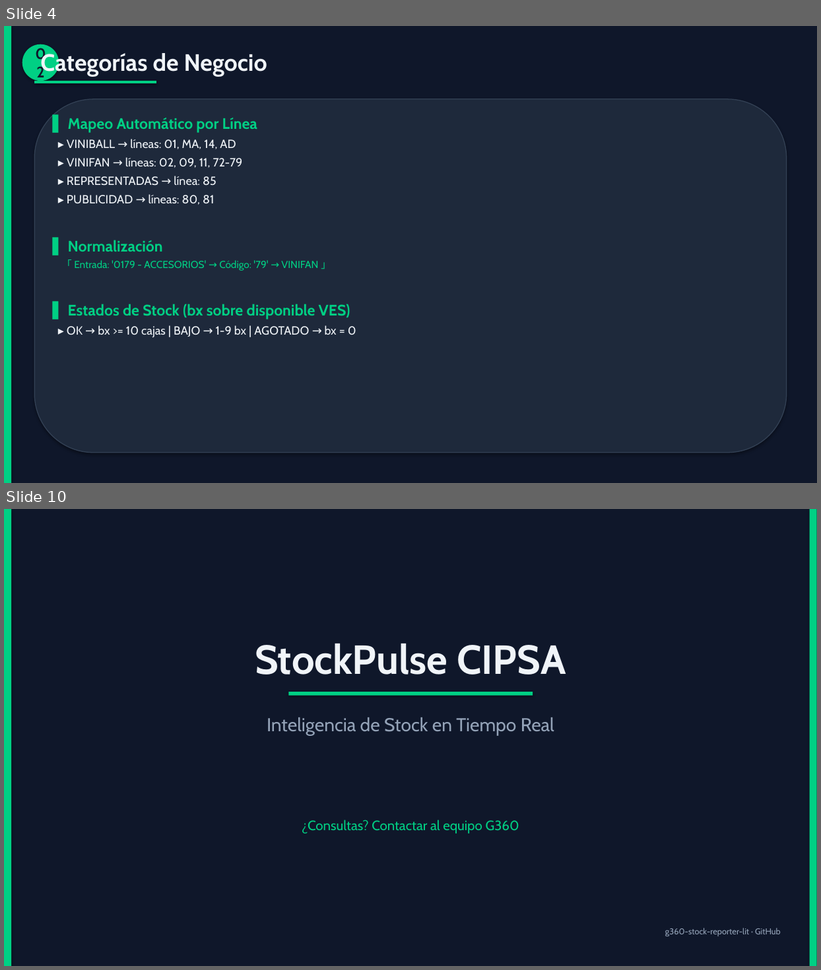
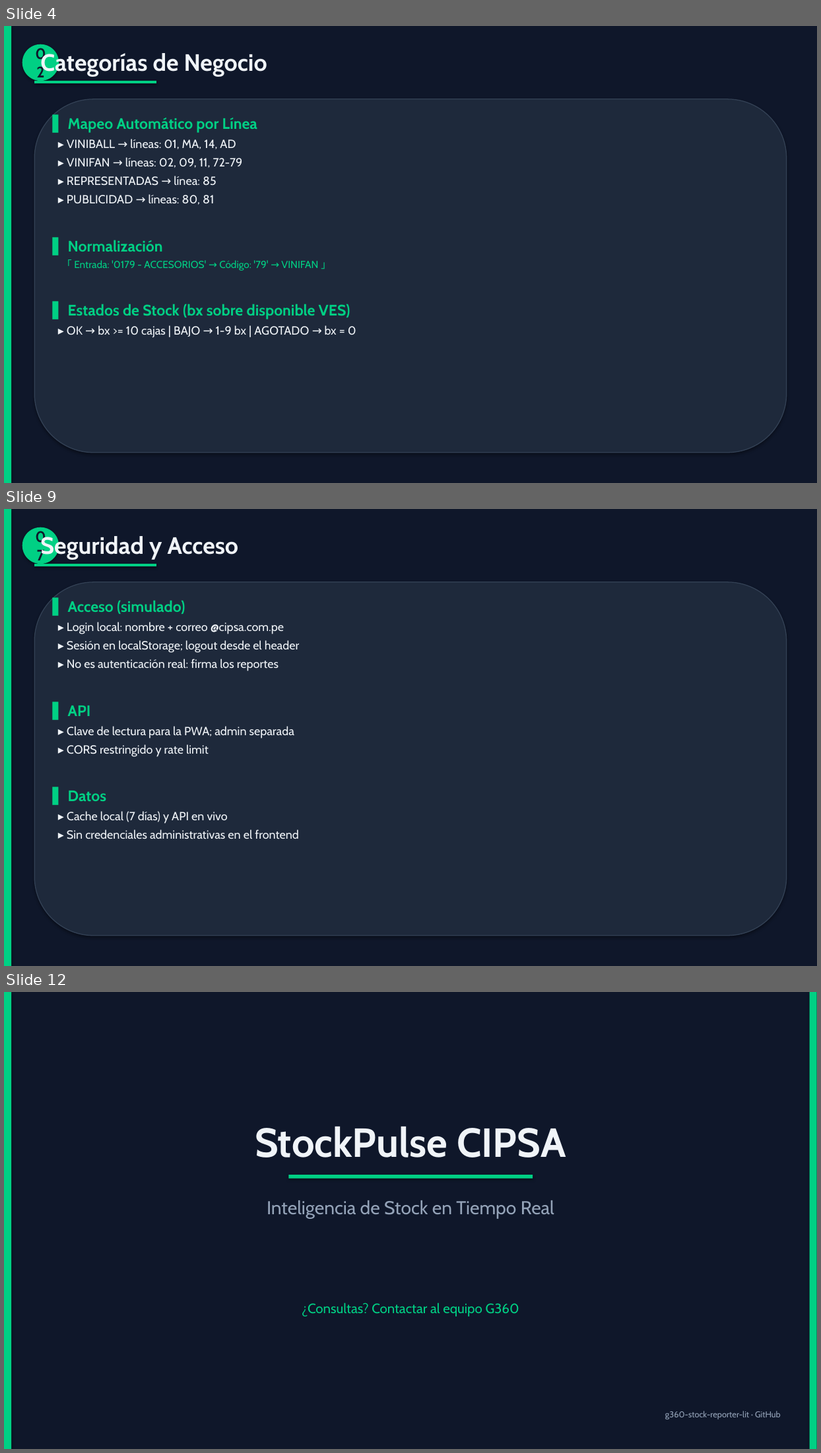
Before and after one commit to carloscus/g360-stock-reporter, a slide deck: scripts/StockPulse_Manual_Tecnico.pptx. Shown one above the other, each under a label of ours: slides 4 and 10 before the commit, slides 4, 9 and 12 after it; the slides between them are not shown. The pictures are 821x970 and 821x1453 pixels, drawn with LibreOffice and Linux fonts; fonts in the diff are those of the drawing. Boxes give left, top, right and bottom in pixels: in the first picture for what was removed or moved away, otherwise in the second. Text is boxed around its words. In the diff, an @@ line names an element or a change of style, - is before the commit and + after.

Commit message:
docs: actualizar manual tecnico (12 slides) al estado actual
- Estado y Alertas como modulos separados; arbol 3 niveles y worklist
- Busqueda avanzada multi-select y compartir SKU/VES con respaldo
- Jerarquia completa VES/129/40/121/92/122 y perfiles XLSX
- Acceso local simulado y CI/CD con tests (Node 22, Actions + artifact)

```diff
--- a/scripts/StockPulse_Manual_Tecnico.pptx
+++ b/scripts/StockPulse_Manual_Tecnico.pptx
@@ slide 9 added at (x1=4, y1=509, x2=817, y2=966), background #FFFFFF @@
@@ rectangle added at (x1=4, y1=509, x2=817, y2=966), fill #0F172A @@
@@ rectangle added at (x1=4, y1=509, x2=11, y2=966), fill #00D084 @@
@@ ellipse added at (x1=22, y1=527, x2=59, y2=564), fill #00D084, 18 pt, text #0F172A, bold @@
+07
@@ text added at (x1=40, y1=533, x2=239, y2=559), 28 pt, text #F0F4F8, bold @@
+Seguridad y Acceso
@@ rectangle added at (x1=34, y1=564, x2=156, y2=566), fill #00D084 @@
@@ rounded rectangle added at (x1=34, y1=582, x2=787, y2=936), fill #1E293B, outline #334155 1 pt @@
@@ text added at (x1=67, y1=600, x2=300, y2=840), 14 pt, text #F0F4F8 @@
+▌ Acceso (simulado)
+▸ Login local: nombre + correo @cipsa.com.pe
+▸ Sesión en localStorage; logout desde el header
+▸ No es autenticación real: firma los reportes
+▌ API
+▸ Clave de lectura para la PWA; admin separada
+▸ CORS restringido y rate limit
+▌ Datos
+▸ Cache local (7 días) y API en vivo
+▸ Sin credenciales administrativas en el frontend
@@ what was slide 10 is now slide 12 @@
```
Also in this commit, not shown: 4 slides changed, 3 other slides added, 2 slides removed, 1 other file.
